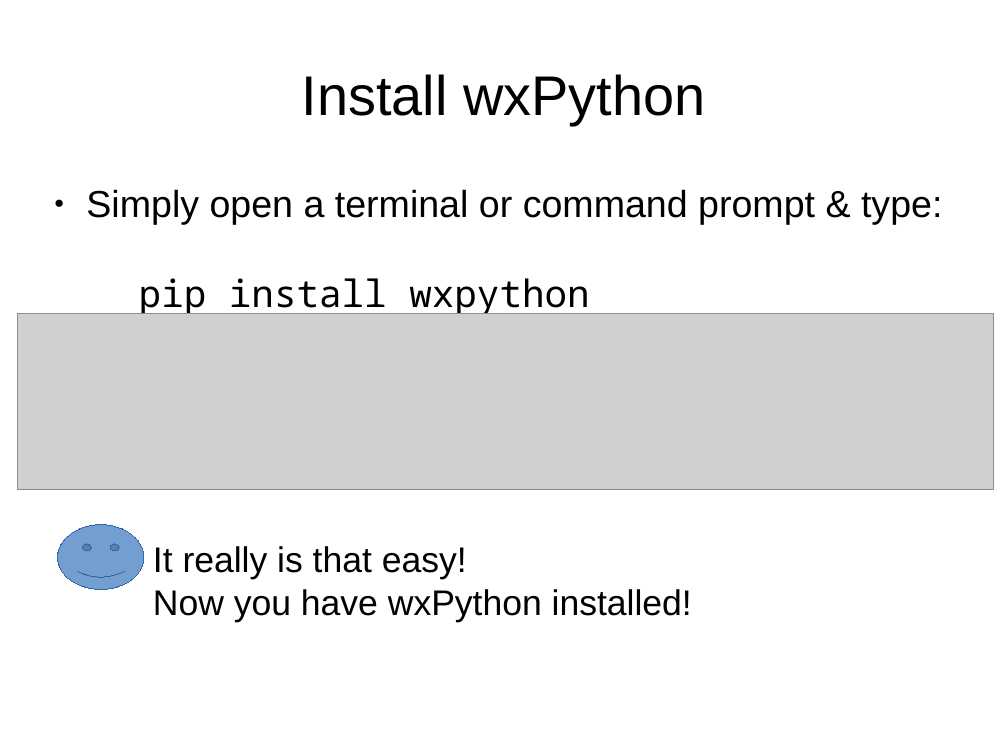
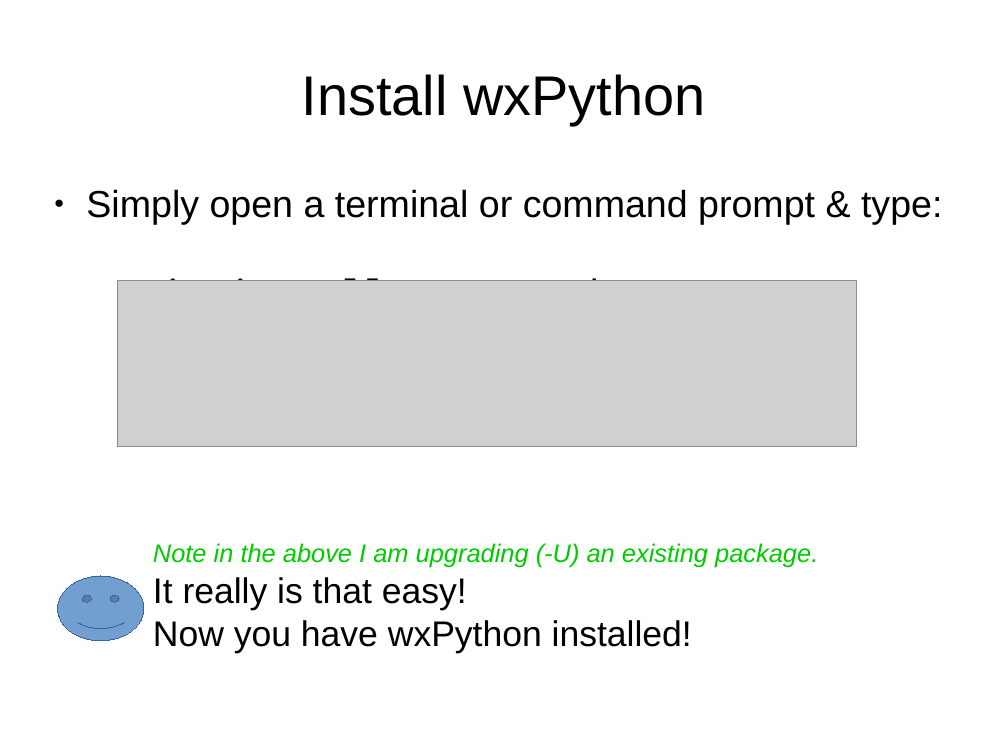
Before and after one commit to GadgetSteve/wxPython-Intro, a slide deck: slide 4 of 01-IntroInstall.odp. Drawn at 1008x756 pixels with LibreOffice and Linux fonts; fonts in the diff are those of the drawing; grey boxes stand for pictures. Boxes give left, top, right and bottom in pixels: in the first picture for what was removed or moved away, otherwise in the second. Text is boxed around its words. In the diff, an @@ line names an element or a change of style, - is before the commit and + after.

```diff
--- a/01-IntroInstall.odp
+++ b/01-IntroInstall.odp
@@ text at bbox=[86, 189, 942, 281]: text changed @@
-● Simply open a terminal or command prompt & type:
-  pip install wxpython
+● Simply open a terminal or command prompt & type:
+  pip install -U wxpython
@@ picture: place and size @@
-picture at bbox=[17, 314, 994, 490]
+picture at bbox=[118, 281, 857, 446]
@@ text at bbox=[153, 543, 818, 568]: paragraph added @@
+Note in the above I am upgrading (-U) an existing package.
@@ smiley face: place and size @@
-smiley face at bbox=[58, 525, 144, 590]
+smiley face at bbox=[58, 576, 144, 641]
```
Also in this commit, not shown: 3 other slides changed, 2 other files.
